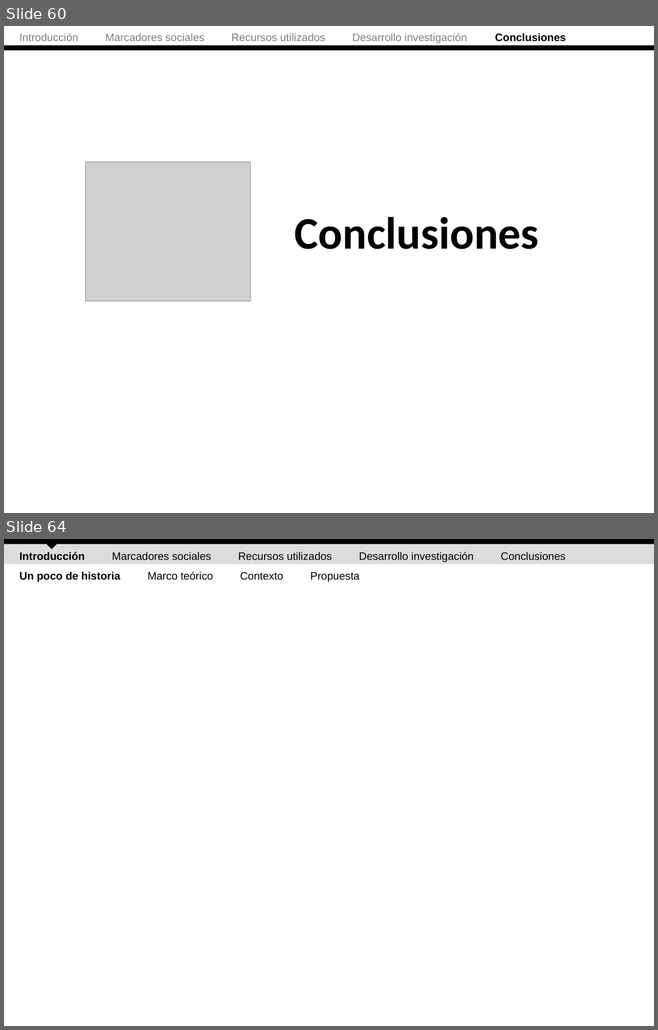
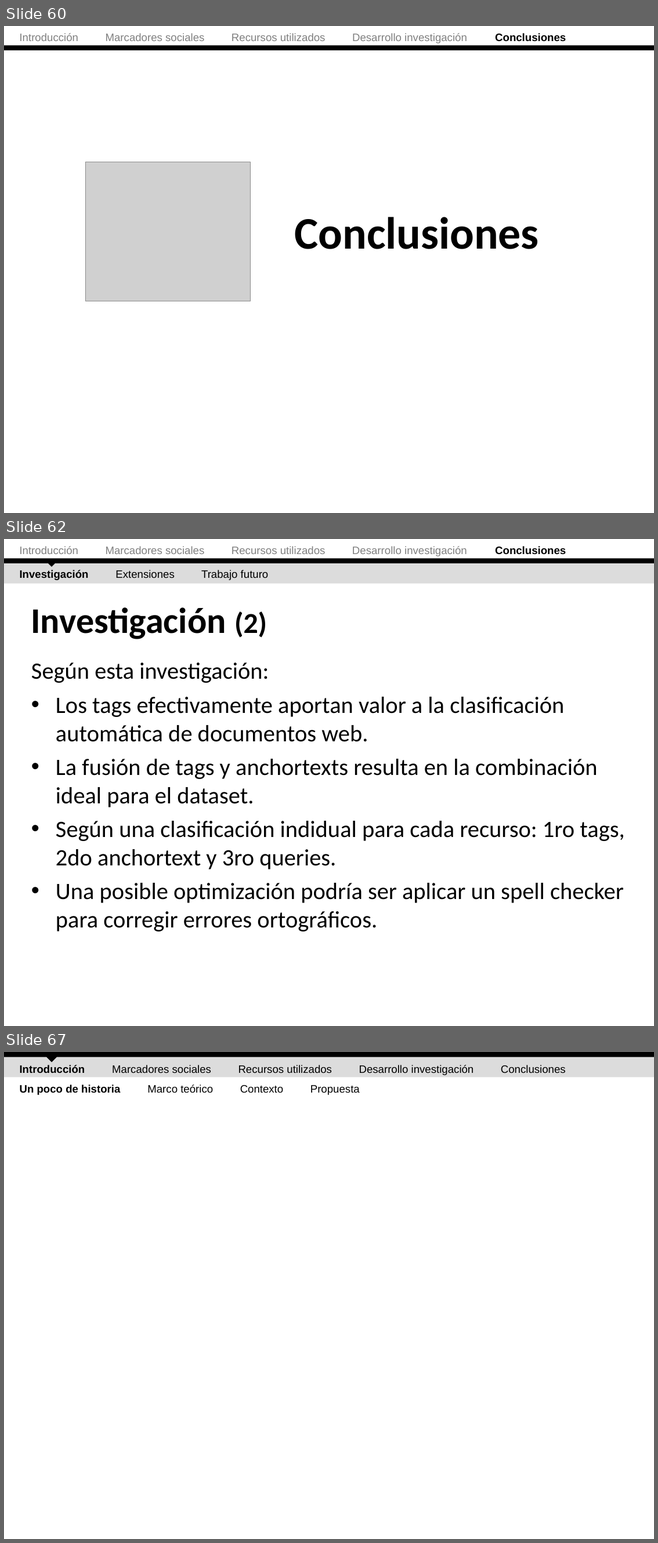
Before and after one commit to ak907kenai/nicotournetesis, a slide deck: docs_trunk/Nicolás Tourné - Presentación Tesis (v2).ppt. Shown one above the other, each under a label of ours: slides 60 and 64 before the commit, slides 60, 62 and 67 after it; the slides between them are not shown. The pictures are 658x1030 and 658x1543 pixels, drawn with LibreOffice and Linux fonts; fonts in the diff are those of the drawing; grey boxes stand for pictures. Boxes give left, top, right and bottom in pixels: in the first picture for what was removed or moved away, otherwise in the second. Text is boxed around its words. In the diff, an @@ line names an element or a change of style, - is before the commit and + after.

```diff
--- a/docs_trunk/Nicolás Tourné - Presentación Tesis (v2).ppt
+++ b/docs_trunk/Nicolás Tourné - Presentación Tesis (v2).ppt
@@ slide 62 added at box(4, 539, 654, 1026), background #FFFFFF @@
@@ text added at box(20, 546, 565, 556), 12 pt, text #808080 @@
+Introducción Marcadores sociales Recursos utilizados Desarrollo investigación Conclusiones
@@ right triangle added at box(44, 552, 59, 567), fill #000000 @@
@@ rectangle added at box(4, 563, 654, 584), fill #DCDCDC @@
@@ rectangle added at box(4, 559, 654, 564), fill #000000 @@
@@ text added at box(20, 570, 268, 580), 12 pt, text #000000 @@
+Investigación Extensiones Trabajo futuro
@@ title added at box(31, 607, 267, 639), 40 pt, text #000000, bold @@
+Investigación (2)
@@ text added at box(31, 663, 624, 932), 26 pt, text #000000 @@
+Según esta investigación:
+• Los tags efectivamente aportan valor a la clasificación automática de documentos web.
+• La fusión de tags y anchortexts resulta en la combinación ideal para el dataset.
+• Según una clasificación indidual para cada recurso: 1ro tags, 2do anchortext y 3ro queries.
+• Una posible optimización podría ser aplicar un spell checker para corregir errores ortográficos.
@@ what was slide 64 is now slide 67 @@
```
Also in this commit, not shown: 7 slides changed, 2 other slides added.
